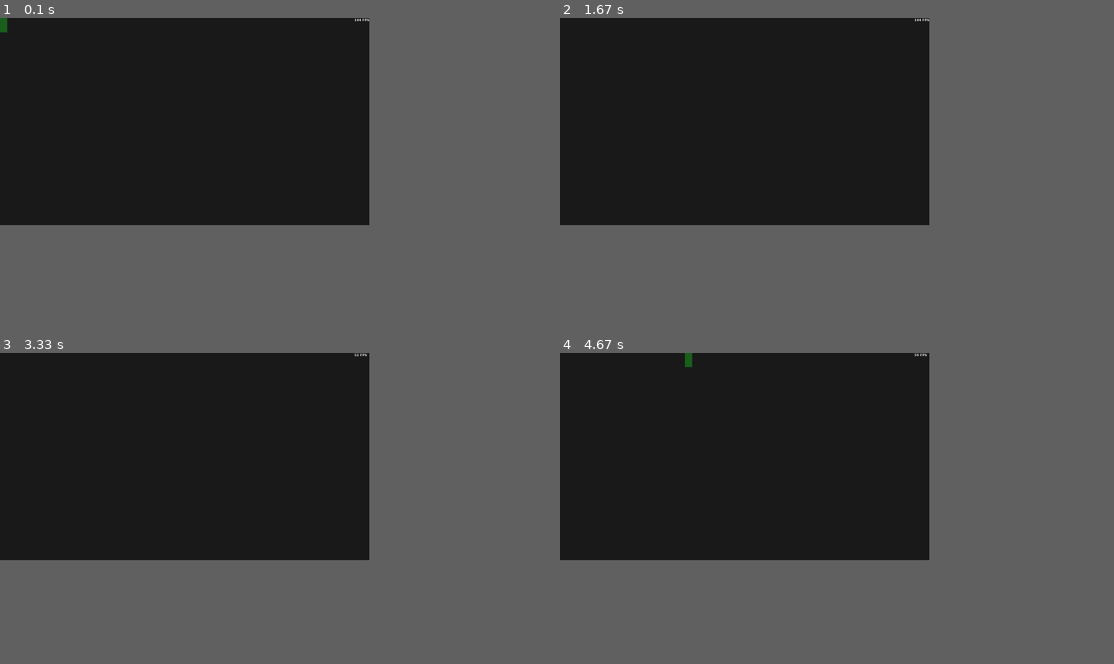
Above: before the commit, frames 1-4 (two rows, left to right).
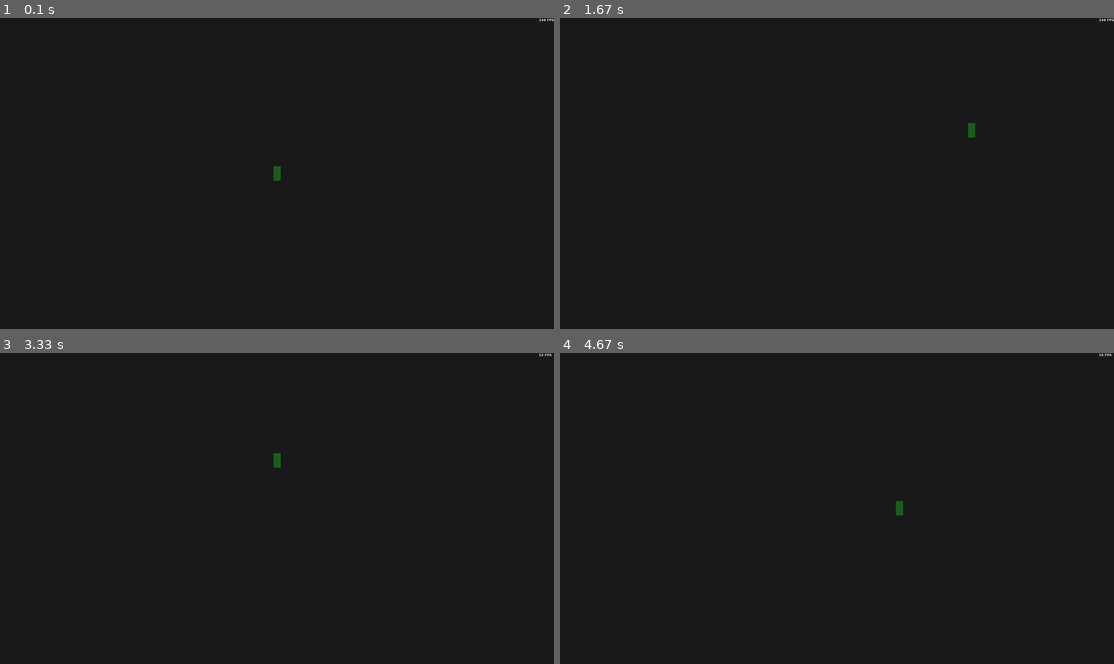
Above: after the commit, the same moments.

Repository: CSnackerman/pygame_starter
Game: pygame game, started from main.py
Same seed, same stepped clock (60 frames per second), same inputs: the game is played once before the commit and once after it.
Inputs:
- Up to frame 1 (0.1 s): no input
- Up to frame 2 (1.67 s): hold Right 0.33-0.8 s; hold Up 0.83-1.13 s; hold Right 1.17-1.63 s
- Up to frame 3 (3.33 s): hold Left 1.67-2.2 s; hold Down 2.23-2.53 s; hold Left 2.57-2.97 s; hold Up from 3 s (still down)
- Up to frame 4 (4.67 s): release Up at 3.37 s; hold Right 3.4-4.03 s; hold Down 4.07-4.43 s; hold Left from 4.47 s (still down)
The window is 600x337 before the commit and 900x506 after it. Grey fills any space a smaller window leaves; there, only what the larger window draws over its background counts as a difference.

The runs differ from the first frame. In frame 1, 0.2% of the frame differs, in the area x 0-100%, y 0-53%; in frame 2, 0.1%; in frame 3, less than 0.1%; in frame 4, 0.2%.

Commit message:
normalized movement

Diff:
--- a/main.py
+++ b/main.py
@@ -8,40 +8,55 @@
 # --- Globals ---
 
 RUNNING = 1
-MAX_SPEED = 1000
+MAX_SPEED = 500
 
 
 # --- Configuration ---
 
 WINDOW_FLAGS = 0
+CURSOR_VISIBLE = True
+
 WINDOW_FLAGS = FULLSCREEN | HWSURFACE | NOFRAME | DOUBLEBUF
-WIDTH = 1280
-HEIGHT = 720
+CURSOR_VISIBLE = False
+
+WIDTH = 1920
+HEIGHT = 1080
 RESOLUTION = (WIDTH, HEIGHT)
+
 FILL_COLOR = Color (27, 27, 27)
 
 
 # --- Setup ---
 
+# pygame
 pygame.init()
 window = pygame.display.set_mode(RESOLUTION, WINDOW_FLAGS)
 pygame.display.set_caption("Plat")
+pygame.mouse.set_visible(CURSOR_VISIBLE)
+
+# time & fps
 clock = pygame.time.Clock()
 fps_list = []
+fps_list_len = 0
+
+# miscellaneous
+window_center_x = WIDTH // 2
+window_center_y = HEIGHT // 2
 
 
 # --- Game Objects ---
 
+# player
 player_width = 25
 player_height = 50
-player_rect = Rect (0, 0, player_width, player_height)
+player_half_width = player_width // 2
+player_half_height = player_height // 2
+player_position = Vector2 ( [window_center_x - player_half_width, window_center_y - player_half_height] )
+player_velocity = Vector2 ( [0.0, 0.0] )
+player_rect = Rect (player_position.x, player_position.y, player_width, player_height)
 player_color = Color (27, 97, 29)
-player_x = 0
-player_y = 0
-player_position = Vector2 ( [0, 0] ) # TODO fix diagonal movement speedup
-player_velocity = Vector2 ( [0, 0] ) # TODO
 
-
+# fps text
 bold, antialias = True, True
 fps_font = pygame.font.SysFont ('Verdana', 11, bold)
 fps_text_surface = fps_font.render ('144 FPS', antialias, (255, 255, 255, 100))
@@ -53,11 +68,13 @@
 while (RUNNING):
 
     # time & framerate
-    pygame.time.wait(1)
+    # pygame.time.wait(2)
     clock.tick()
     dt = clock.get_time() / 1000.0    # delta time (sec)
     fps = int (clock.get_fps())
     fps_list.append (fps)
+    fps_list_len += 1
+
 
     # quit event
     for event in pygame.event.get():
@@ -69,40 +86,44 @@
     # keyboard events
     pressed_keys = pygame.key.get_pressed()
 
+    player_velocity.update (0, 0)
+
     if pressed_keys [K_UP]:
-        player_y -= MAX_SPEED * dt
+        player_velocity.y -= 1
 
     if pressed_keys[K_DOWN]:
-        player_y += MAX_SPEED * dt
+        player_velocity.y += 1
 
     if pressed_keys [K_LEFT]:
-        player_x -= MAX_SPEED * dt
+        player_velocity.x -= 1
 
     if pressed_keys [K_RIGHT]:
-        player_x += MAX_SPEED * dt
+        player_velocity.x += 1
 
     if pressed_keys [K_ESCAPE]:
         RUNNING = 0
         break
 
     # display average frame rate every 100 frames
-    fps_list_length = len (fps_list)
 
-    if ( fps_list_length >= 100 ):
+    if ( fps_list_len >= 100 ):
 
         total = 0
         for f in fps_list:
             total += f
 
-        avg_fps = int (total / fps_list_length)
+        avg_fps = int (total / fps_list_len)
 
         pygame.display.set_caption ("Plat - " + str (avg_fps) + " fps" )
         fps_list.clear()
+        fps_list_len = 0
 
         fps_text_surface = fps_font.render (str (avg_fps) + ' FPS', True, (255, 255, 255))
 
     # move the player rect
-    player_rect.update (player_x, player_y, player_width, player_height)
+    if player_velocity.x != 0 or player_velocity.y != 0:
+        player_position += player_velocity.normalize() * MAX_SPEED * dt
+        player_rect.update (player_position.x, player_position.y, player_width, player_height)
 
     # clear
     window.fill (FILL_COLOR)
@@ -113,7 +134,7 @@
     window.blit ( fps_text_surface, (fps_text_position_x, 0) )
 
     # swap the framebuffer
-    pygame.display.flip()
+    pygame.display.update()
 
 
 # --- Exit ---
